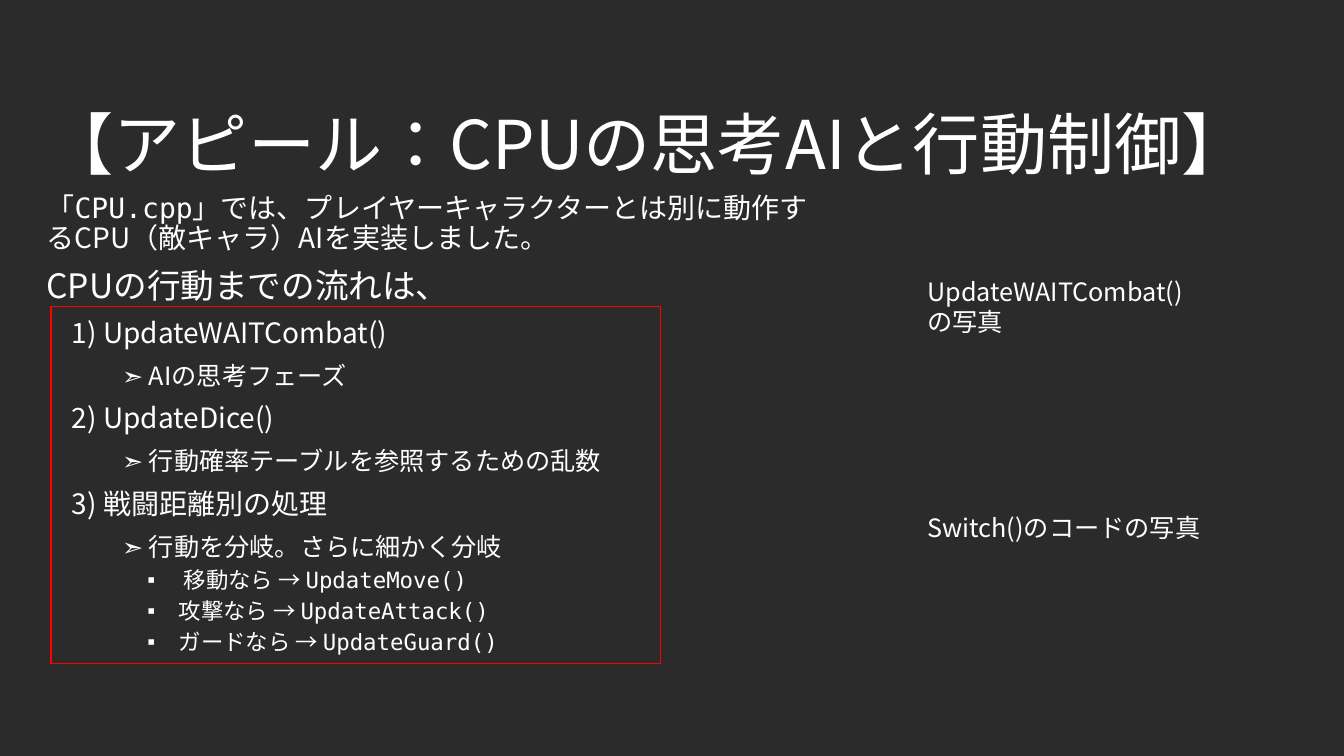
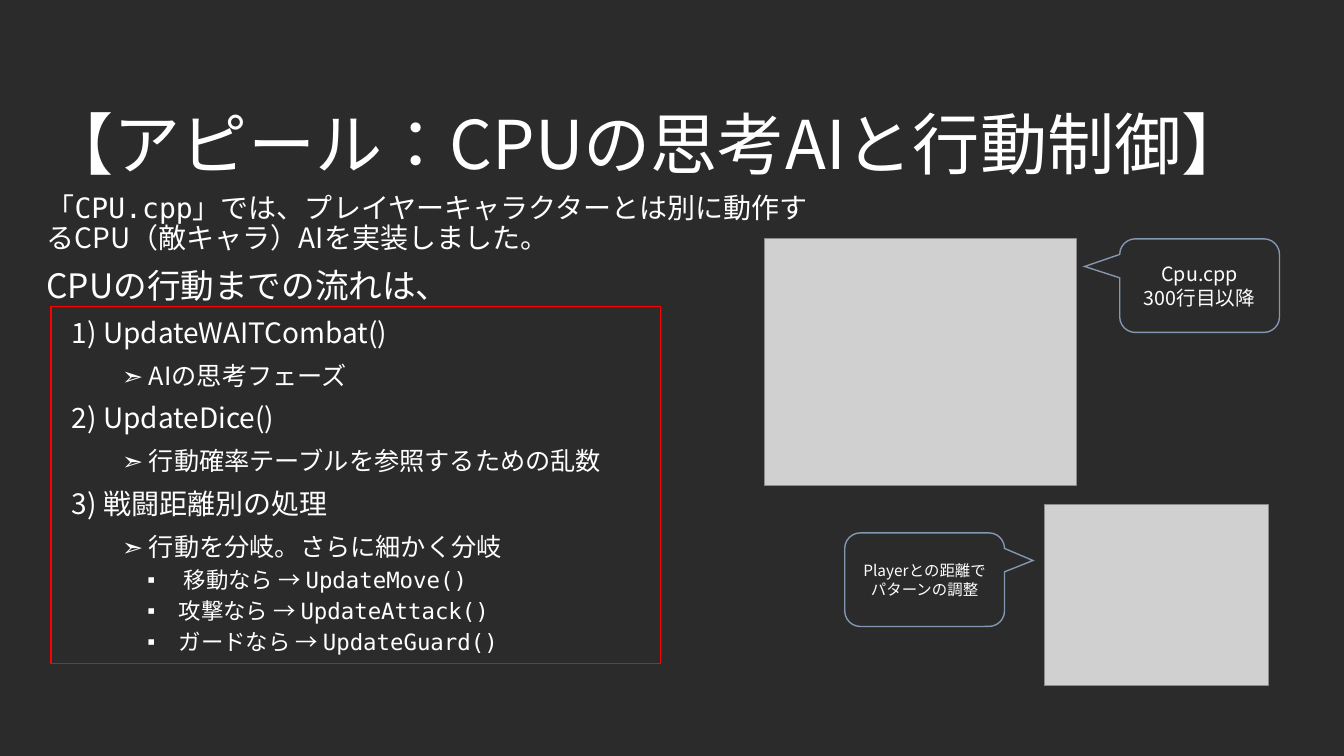
Before and after one commit to F0402Nishi/FightingGame, a slide deck: slide 10 of 仕様書.pptx (slide 9 before the commit). Drawn at 1344x756 pixels with LibreOffice and Linux fonts; fonts in the diff are those of the drawing; grey boxes stand for pictures; background and template pictures are left out; a plain dark background stands for a picture behind light text. Boxes give left, top, right and bottom in pixels: in the first picture for what was removed or moved away, otherwise in the second. Text is boxed around its words. In the diff, an @@ line names an element or a change of style, - is before the commit and + after.

```diff
--- a/仕様書.pptx
+++ b/仕様書.pptx
@@ picture added at [765,239,1077,486] @@
@@ rounded speech box added at [1120,239,1280,333], outline #8497B0 1 pt, 14 pt, text #FFFFFF @@
+Cpu.cpp
+300行目以降
@@ text removed at [927,280,1182,333] @@
-UpdateWAITCombat()の写真
@@ picture added at [1045,504,1268,686] @@
@@ rounded speech box added at [845,533,1005,627], outline #8497B0 1 pt, 11 pt, text #FFFFFF @@
+Playerとの距離でパターンの調整
@@ text removed at [927,515,1200,542] @@
-Switch()のコードの写真
```
Also in this commit, not shown: 4 other slides changed, 2 slides added.
